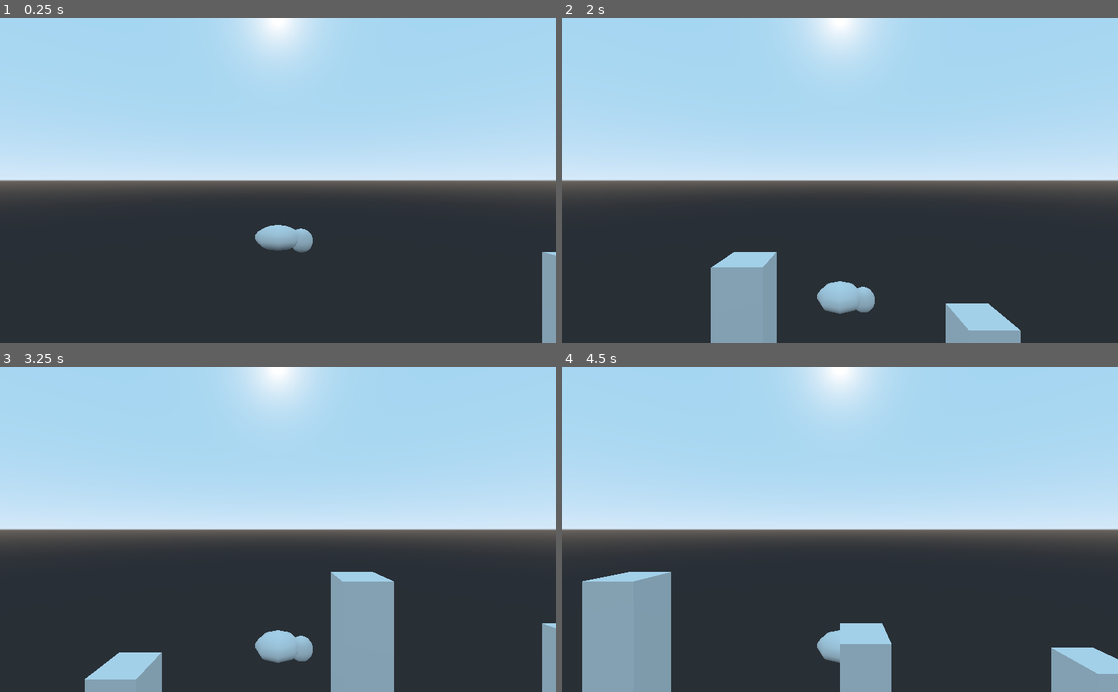
Above: before the commit, frames 1-4 (two rows, left to right).
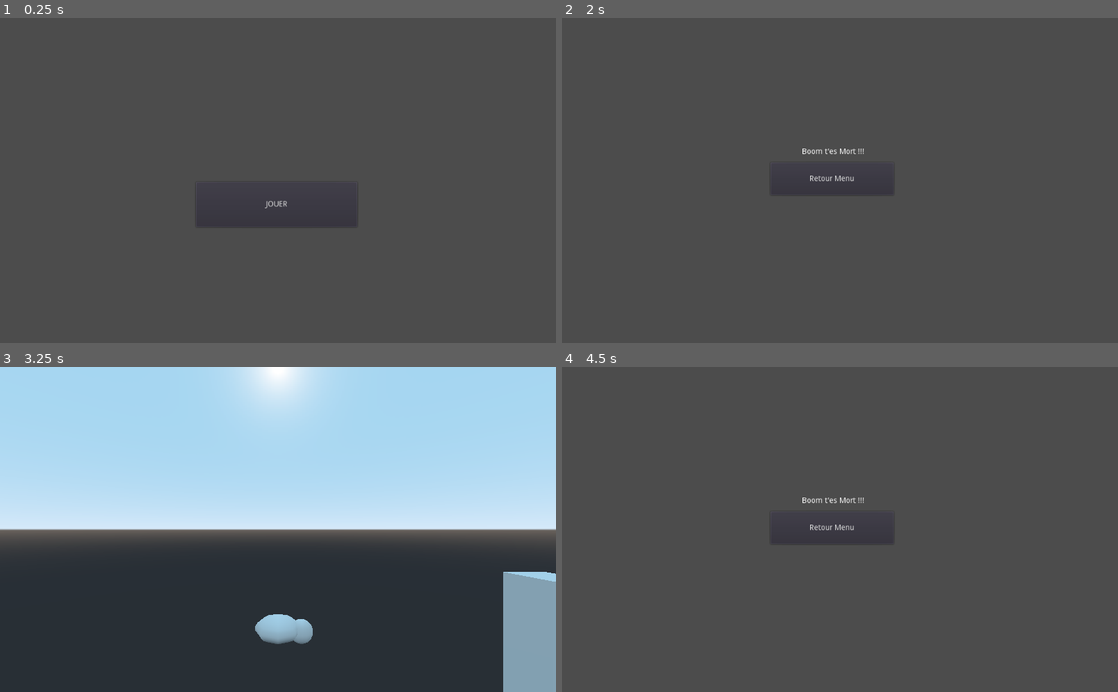
Above: after the commit, the same moments.

Repository: ArthurBajt/FlappyBird-Godot
Game: Godot game, scene res://Scene/Menu/Menu.tscn
The game is run twice, just before and just after one commit, with the same random seed, the same clock (stepped at 60 frames per second) and the same inputs. Before the commit the project starts from res://Scene/Partie/Partie.tscn.
Inputs (mouse positions are in pixels of both pictures, inside the frame that each line leads up to):
- Up to frame 1 (0.25 s): no input
- Up to frame 2 (2 s): click (840, 203) at 0.5 s, where only the run after the commit has a clickable "JOUER"; tap Enter at 1.25 s; tap Space at 1.52 s
- Up to frame 3 (3.25 s): click (272, 529) at 2 s, where only the run after the commit has a clickable "Retour Menu"; click (278, 552) at 2.75 s, where only the run after the commit has a clickable "JOUER"
- Up to frame 4 (4.5 s): tap Space at 3.77 s

The runs differ from the first frame. In frame 1, 92% of the frame differs, in the area x 0-100%, y 0-100%; in frame 2, 95%; in frame 3, 9.9%; in frame 4, 95%.

Commit message:
fini

Diff:
--- /dev/null
+++ b/Scene/GameOver/GameOver.gd
@@ -0,0 +1,6 @@
+extends Node
+
+
+
+func _on_ButtonRetour_pressed():
+	get_tree().change_scene("res://Scene/Menu/Menu.tscn")
--- /dev/null
+++ b/Scene/GameOver/GameOver.tscn
@@ -0,0 +1,32 @@
+[gd_scene load_steps=2 format=2]
+
+[ext_resource path="res://Scene/GameOver/GameOver.gd" type="Script" id=1]
+
+[node name="GameOver" type="Node"]
+script = ExtResource( 1 )
+
+[node name="Ui" type="Control" parent="."]
+margin_right = 40.0
+margin_bottom = 40.0
+__meta__ = {
+"_edit_use_anchors_": false
+}
+
+[node name="Label" type="Label" parent="Ui"]
+margin_left = 389.0
+margin_top = 240.0
+margin_right = 611.0
+margin_bottom = 281.0
+text = "Boom t'es Mort !!!"
+align = 1
+
+[node name="ButtonRetour" type="Button" parent="Ui"]
+margin_left = 384.0
+margin_top = 267.0
+margin_right = 611.0
+margin_bottom = 327.0
+text = "Retour Menu"
+__meta__ = {
+"_edit_use_anchors_": false
+}
+[connection signal="pressed" from="Ui/ButtonRetour" to="." method="_on_ButtonRetour_pressed"]
--- /dev/null
+++ b/Scene/Menu/Menu.gd
@@ -0,0 +1,7 @@
+extends Node
+
+
+
+
+func _on_ButtonJouer_pressed():
+	get_tree().change_scene("res://Scene/Partie/Partie.tscn")
--- /dev/null
+++ b/Scene/Menu/Menu.tscn
@@ -0,0 +1,24 @@
+[gd_scene load_steps=2 format=2]
+
+[ext_resource path="res://Scene/Menu/Menu.gd" type="Script" id=1]
+
+[node name="Menu" type="Node"]
+script = ExtResource( 1 )
+
+[node name="Ui" type="Control" parent="."]
+margin_right = 40.0
+margin_bottom = 40.0
+__meta__ = {
+"_edit_use_anchors_": false
+}
+
+[node name="ButtonJouer" type="Button" parent="Ui"]
+margin_left = 361.0
+margin_top = 303.0
+margin_right = 658.0
+margin_bottom = 386.0
+text = "JOUER"
+__meta__ = {
+"_edit_use_anchors_": false
+}
+[connection signal="pressed" from="Ui/ButtonJouer" to="." method="_on_ButtonJouer_pressed"]
--- a/Scene/Partie/Partie.gd
+++ b/Scene/Partie/Partie.gd
@@ -9,7 +9,8 @@
 
 # Called when the node enters the scene tree for the first time.
 func _ready():
-	pass # Replace with function body.
+	var joueur = $Root3D/Joueur
+	joueur.connect("prendUnMur", self, "gameOver")
 
 func _process(delta):
 	timer += delta
@@ -21,3 +22,7 @@
 func ajoutePilier():
 	var instance = NODE_PILIER.instance()
 	obstacles_origine.add_child(instance)
+
+
+func gameOver():
+	get_tree().change_scene("res://Scene/GameOver/GameOver.tscn")
--- a/project.godot
+++ b/project.godot
@@ -21,7 +21,7 @@
 [application]
 
 config/name="FlappyBird-Godot"
-run/main_scene="res://Scene/Partie/Partie.tscn"
+run/main_scene="res://Scene/Menu/Menu.tscn"
 config/icon="res://icon.png"
 
 [autoload]
